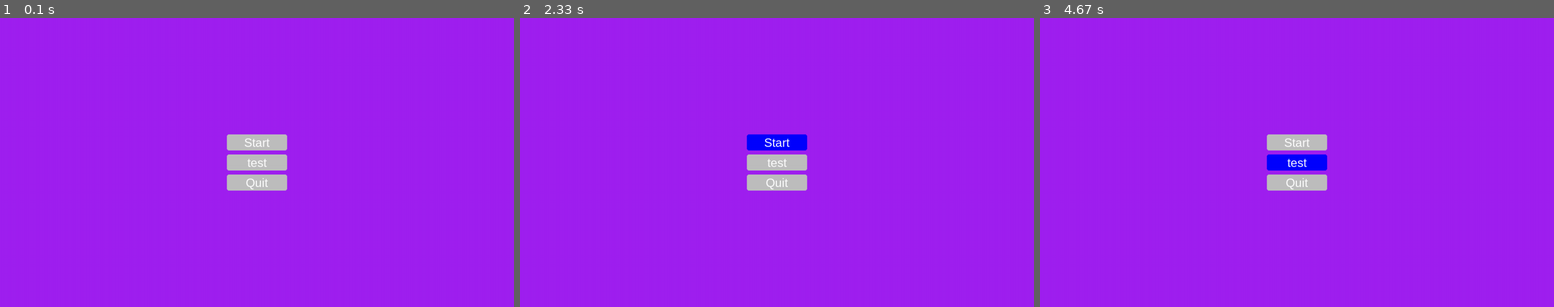
Above: before the commit, frames 1-3 (left to right).
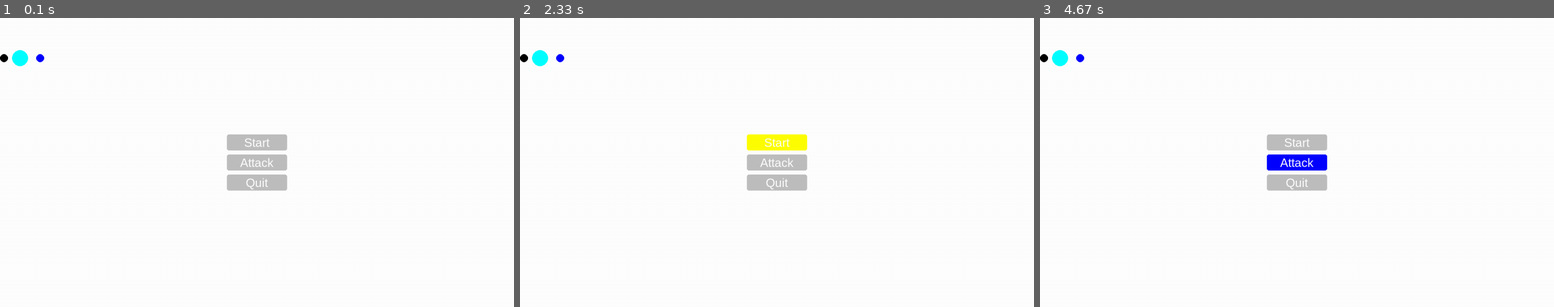
Above: after the commit, the same moments.

Repository: MathiasBenoni/IT
Game: pygame game, started from IT2/monster_rpg/main.py
Two runs of this game, one before a commit and one after it. Both use one fixed random seed, a clock stepped at 60 frames per second and the inputs below.
Inputs (mouse positions are in pixels of both pictures, inside the frame that each line leads up to):
- Up to frame 1 (0.1 s): no input
- Up to frame 2 (2.33 s): click (777, 162) at 0.38 s; click (653, 165) at 0.72 s; click "Start" at 2.05 s
- Up to frame 3 (4.67 s): click (1271, 237) at 2.38 s; click "Start" at 3.22 s; click (1430, 136) at 3.55 s; click (1297, 162) at 4.38 s, where only the run after the commit has a clickable "Attack"

The runs differ from the first frame. In frame 1, 98% of the frame differs, in the area x 0-100%, y 0-100%; in frame 2, 99%; in frame 3, 98%.

Commit message:
Player and enemy

Diff:
--- a/IT2/monster_rpg/classes.py
+++ b/IT2/monster_rpg/classes.py
@@ -1,18 +1,29 @@
 import pygame
 
 class Entety:
-  def __init__(self, radius : int, hostile : bool):
+  def __init__(self, radius : int, hostile : bool, color : str, pos : tuple):
     self.radius = radius
     self.hostile = hostile
 
-  def was_attacked(self, damage):
+    self.color = color
+
+    self.pos = pos
+    self.rect = pygame.Rect(0, 0, self.radius, self.radius)
+    self.rect.center = self.pos
+
+  def take_damage(self, damage):
     self.radius -= damage
     if self.radius <= 0:
       return False
 
+  def draw_self(self, screen):
+    pygame.draw.circle(screen, self.color, (self.pos), self.radius)
+    pass
+
+
 class Button:
 
-  def __init__(self, width : int, height : int, color : str, pos : tuple, text : str, on_click=None, border_radius=5):
+  def __init__(self, width : int, height : int, color : str, hover_color : str, pos : tuple, text : str, on_click=None, border_radius=5):
     if color == None:
       color = 'blue'
     self.width = width
@@ -26,6 +37,7 @@
     self.font = pygame.font.SysFont('Arial', 30)
 
     self.default_color = self.color
+    self.hover_color = hover_color
 
     self.rect = pygame.Rect(0, 0, self.width, self.height)
     self.rect.center = self.pos
@@ -35,7 +47,7 @@
   def update(self, events):
 
     if self.is_hovering():
-      self.color = 'blue'
+      self.color = self.hover_color
 
       if self.clicked(events):
         if self.on_click:
@@ -51,7 +63,7 @@
 
     return False
 
-  def draw_button(self, screen):
+  def draw_self(self, screen):
     pygame.draw.rect(screen, self.color, self.rect, 0, self.border_radius)
 
     text_surface = self.font.render(self.text, True, 'white')
--- a/IT2/monster_rpg/functions.py
+++ b/IT2/monster_rpg/functions.py
@@ -1,4 +1,5 @@
 import pygame
+import classes
 
 def start_game():
    print("START")
@@ -6,3 +7,6 @@
 def quit_game():
   print("QUIT")
   pygame.event.post(pygame.event.Event(pygame.QUIT))
+
+def attack(enemy):
+   enemy.take_damage(10)
--- a/IT2/monster_rpg/main.py
+++ b/IT2/monster_rpg/main.py
@@ -13,8 +13,13 @@
 
 running = True
 
-player = Entety(10, False)
-enemy = Entety(10, True)
+enteties = [
+  Entety(10, False, 'blue', (100, 100)),
+  Entety(10, True, 'black', (10, 100)),
+  Entety(20, True, 'cyan', (50, 100))
+]
+
+player = enteties[0]
 
 button_width = 150
 button_height = 40
@@ -22,12 +27,10 @@
 
 
 buttons = [
-    Button(button_width, button_height, 'gray', (WIDTH // 2, HEIGHT // 2 - button_height - padding), 'Start', my_funcs.start_game),
-    Button(button_width, button_height, 'gray', (WIDTH // 2, HEIGHT // 2), 'test'),
-    Button(button_width, button_height, 'gray', (WIDTH // 2, HEIGHT // 2 + button_height + padding), 'Quit', my_funcs.quit_game)
-
+    Button(button_width, button_height, 'gray', 'yellow', (WIDTH // 2, HEIGHT // 2 - button_height - padding), 'Start', my_funcs.start_game),
+    Button(button_width, button_height, 'gray', 'blue', (WIDTH // 2, HEIGHT // 2), 'Attack'),
+    Button(button_width, button_height, 'gray', 'green', (WIDTH // 2, HEIGHT // 2 + button_height + padding), 'Quit', my_funcs.quit_game)
   ]
-
 
 while running:
   events = pygame.event.get()
@@ -46,11 +49,13 @@
 
   # VISUAL
 
-  screen.fill("purple")
+  screen.fill("white")
 
   for button in buttons:
-      button.draw_button(screen)
+      button.draw_self(screen)
 
+  for entety in enteties:
+     entety.draw_self(screen)
 
   pygame.display.flip()
 
